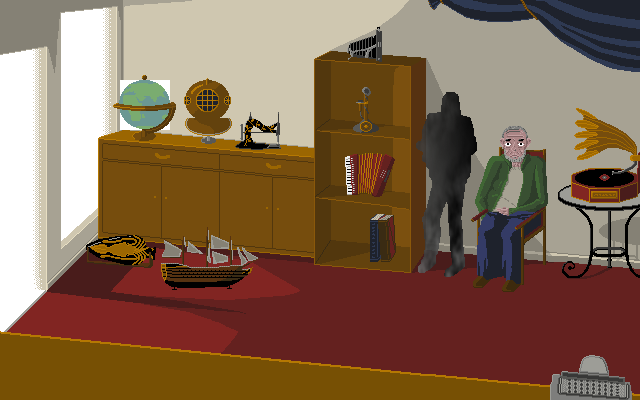
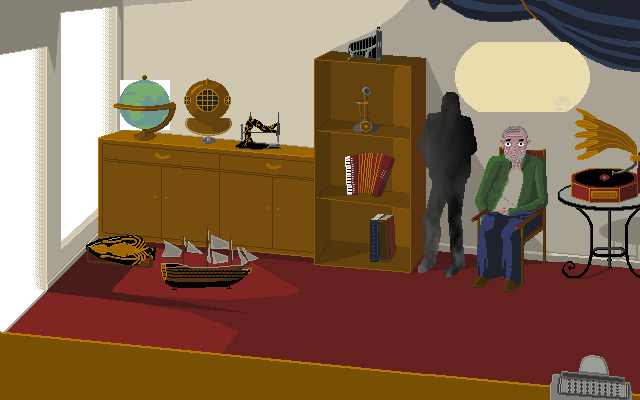
Layer changes from the first 640px x 400px image to the second:
added layer "buble" above "Silhouete.png" over [455, 42, 590, 112]
